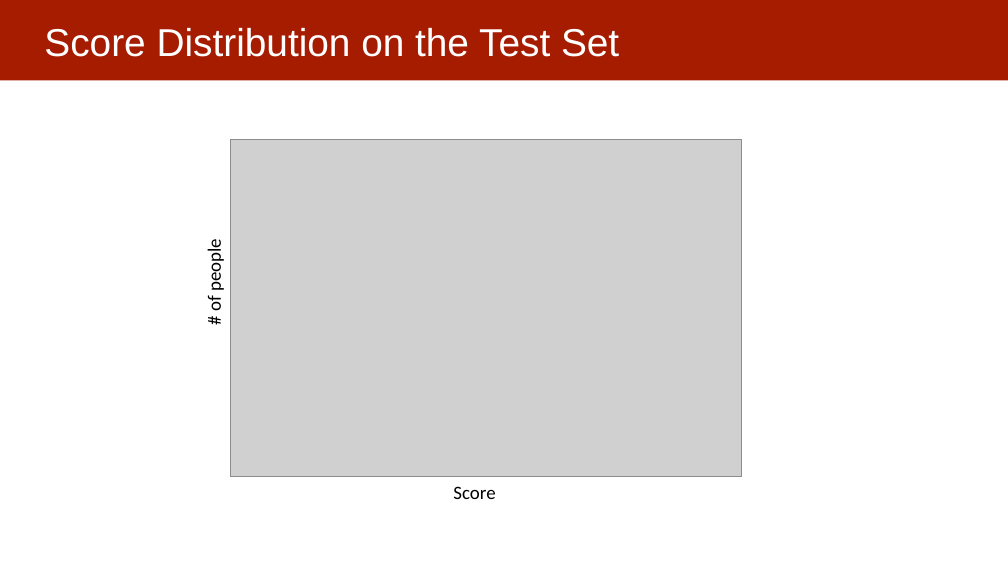
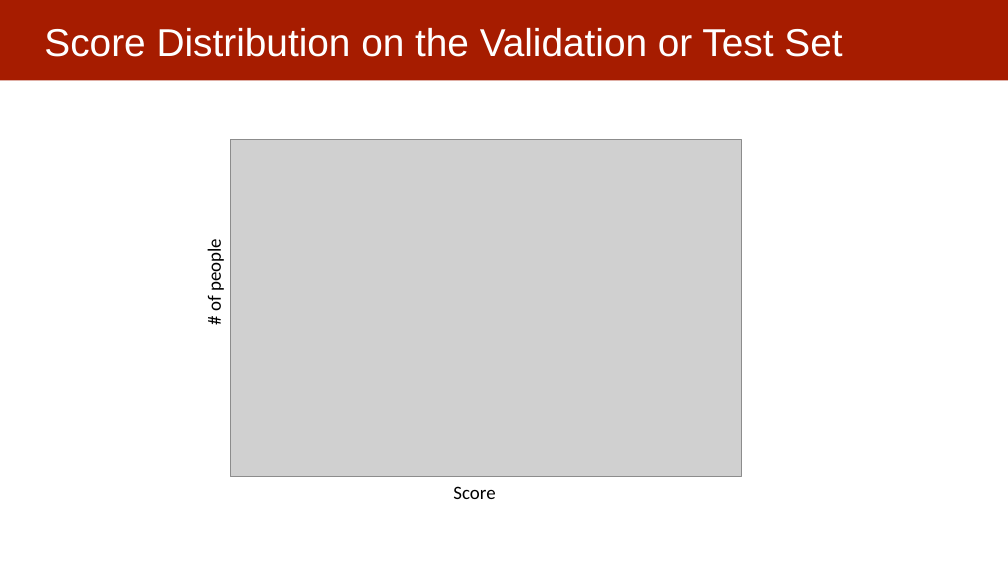
Before and after one commit to dssg/MLinPractice, a slide deck: slide 18 of Lectures/Lecture6-EvaluationMetrics.pptx (slide 17 before the commit). Drawn at 1008x567 pixels with LibreOffice and Linux fonts; fonts in the diff are those of the drawing; grey boxes stand for pictures. Boxes give left, top, right and bottom in pixels: in the first picture for what was removed or moved away, otherwise in the second. Text is boxed around its words. In the diff, an @@ line names an element or a change of style, - is before the commit and + after.

```diff
--- a/Lectures/Lecture6-EvaluationMetrics.pptx
+++ b/Lectures/Lecture6-EvaluationMetrics.pptx
@@ title at (44,28,842,57): text changed @@
-Score Distribution on the Test Set
+Score Distribution on the Validation or Test Set
```
Also in this commit, not shown: 6 other slides changed, 4 slides added, 3 slides removed, 2 other files.
